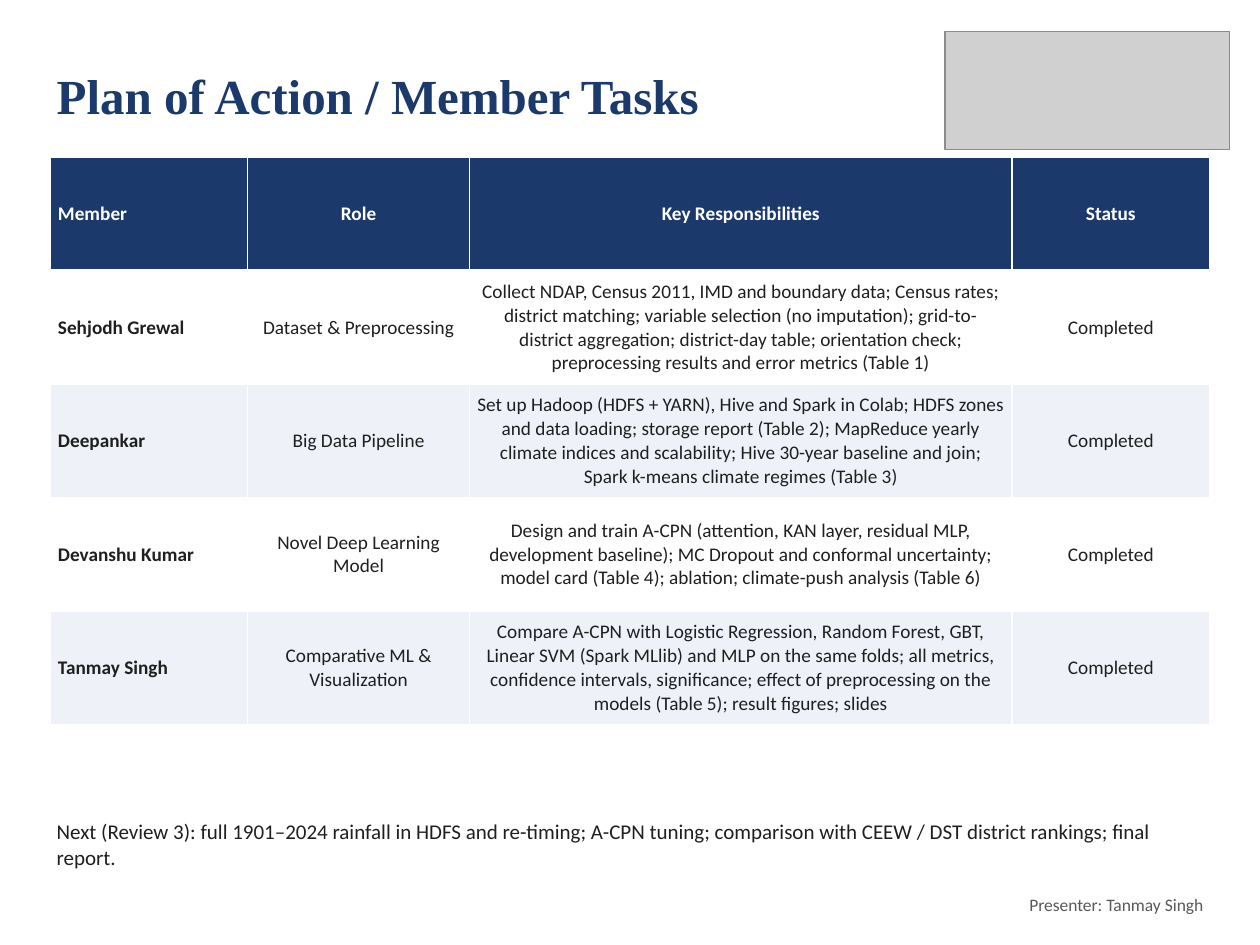
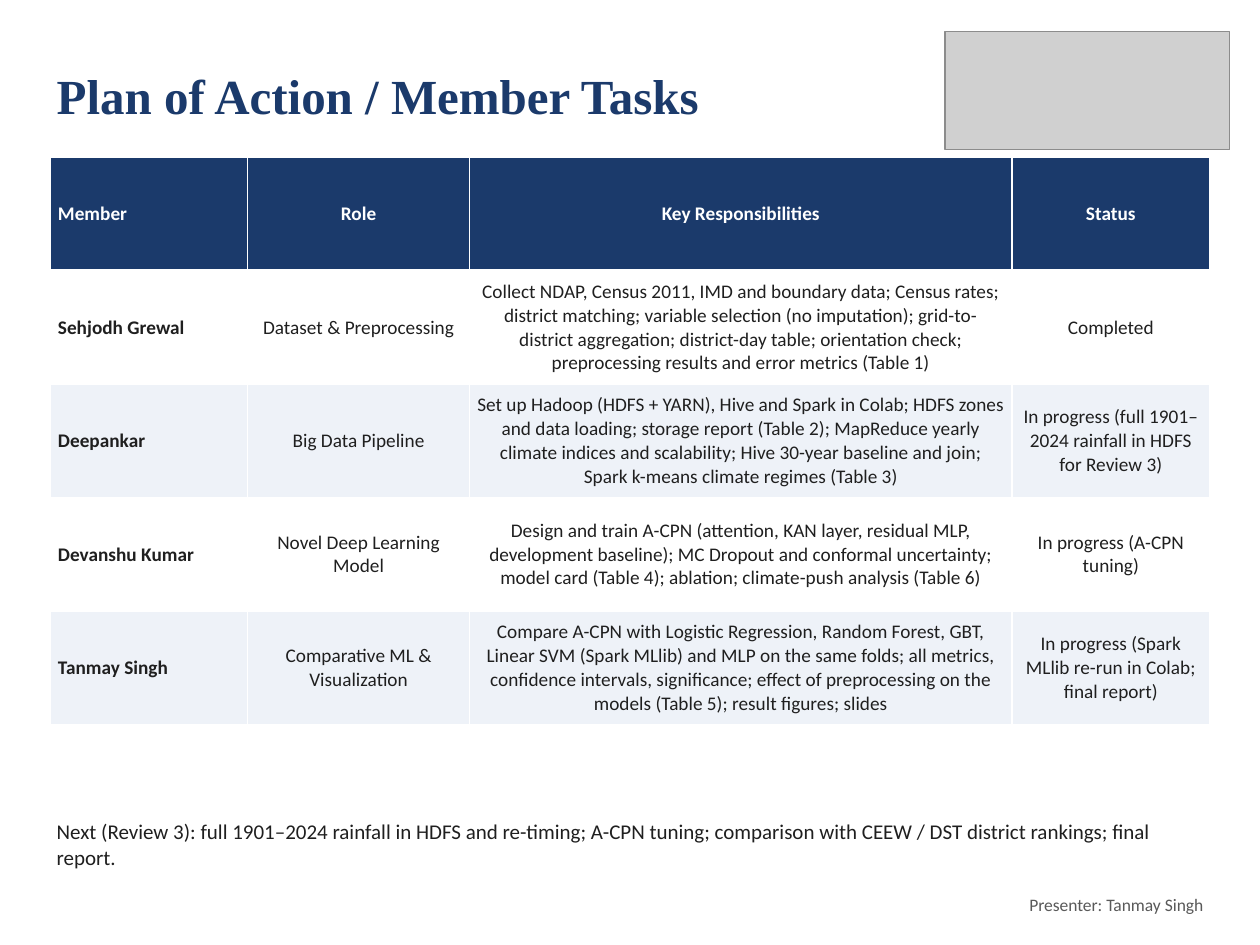
Before and after one commit to deepankarkumar1310/hadoop-ml-algorithm-, a slide deck: slide 30 of docs/Review2_Deck.pptx. Drawn at 1260x945 pixels with LibreOffice and Linux fonts; fonts in the diff are those of the drawing; grey boxes stand for pictures. Boxes give left, top, right and bottom in pixels: in the first picture for what was removed or moved away, otherwise in the second. Text is boxed around its words. In the diff, an @@ line names an element or a change of style, - is before the commit and + after.

```diff
--- a/docs/Review2_Deck.pptx
+++ b/docs/Review2_Deck.pptx
@@ table at [50,158,1211,724] @@
-row 3, column 4: Completed
+row 3, column 4: In progress (full 1901–2024 rainfall in HDFS for Review 3)
-row 4, column 4: Completed
+row 4, column 4: In progress (A-CPN tuning)
-row 5, column 4: Completed
+row 5, column 4: In progress (Spark MLlib re-run in Colab; final report)
```
Also in this commit, not shown: 1 other file.
